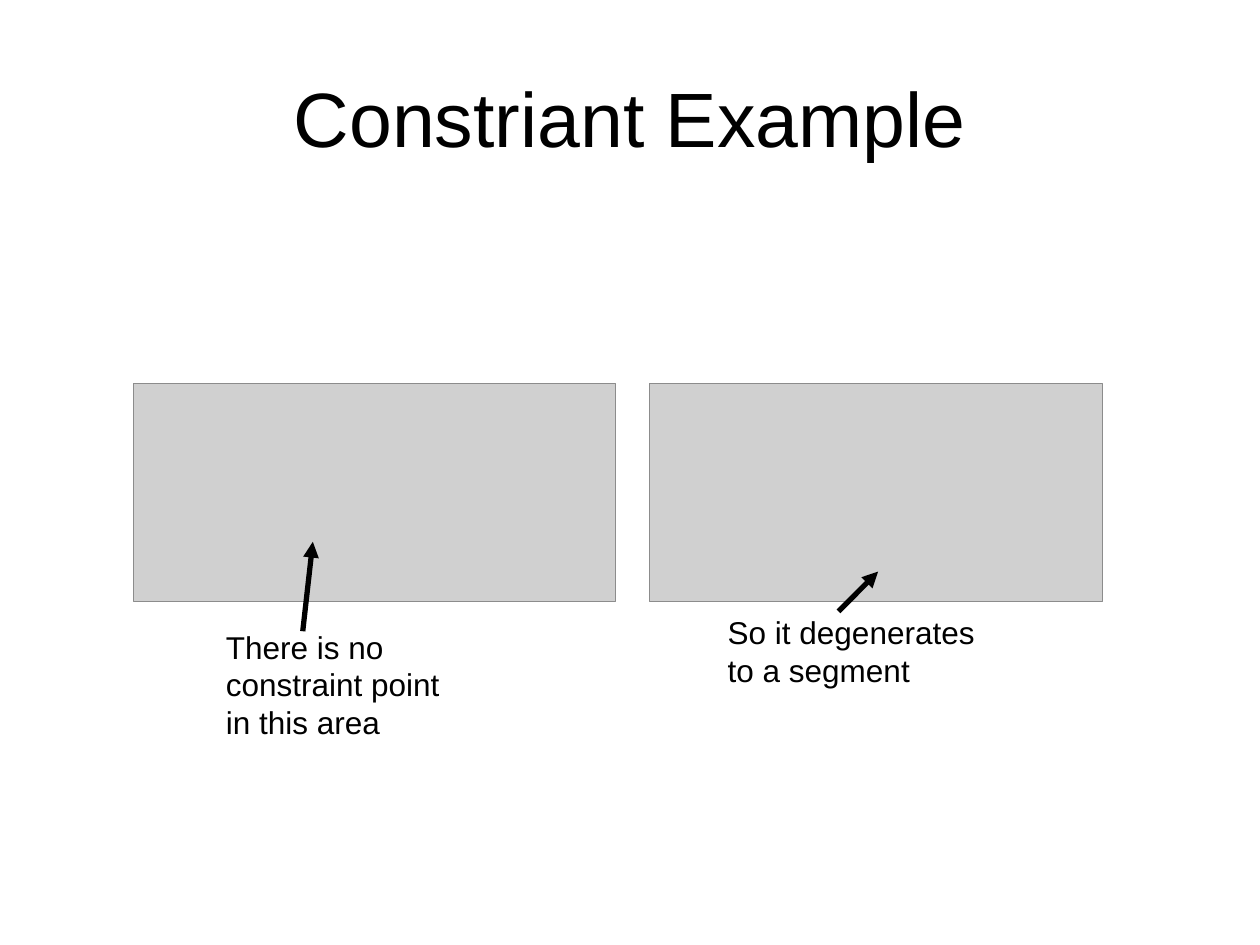
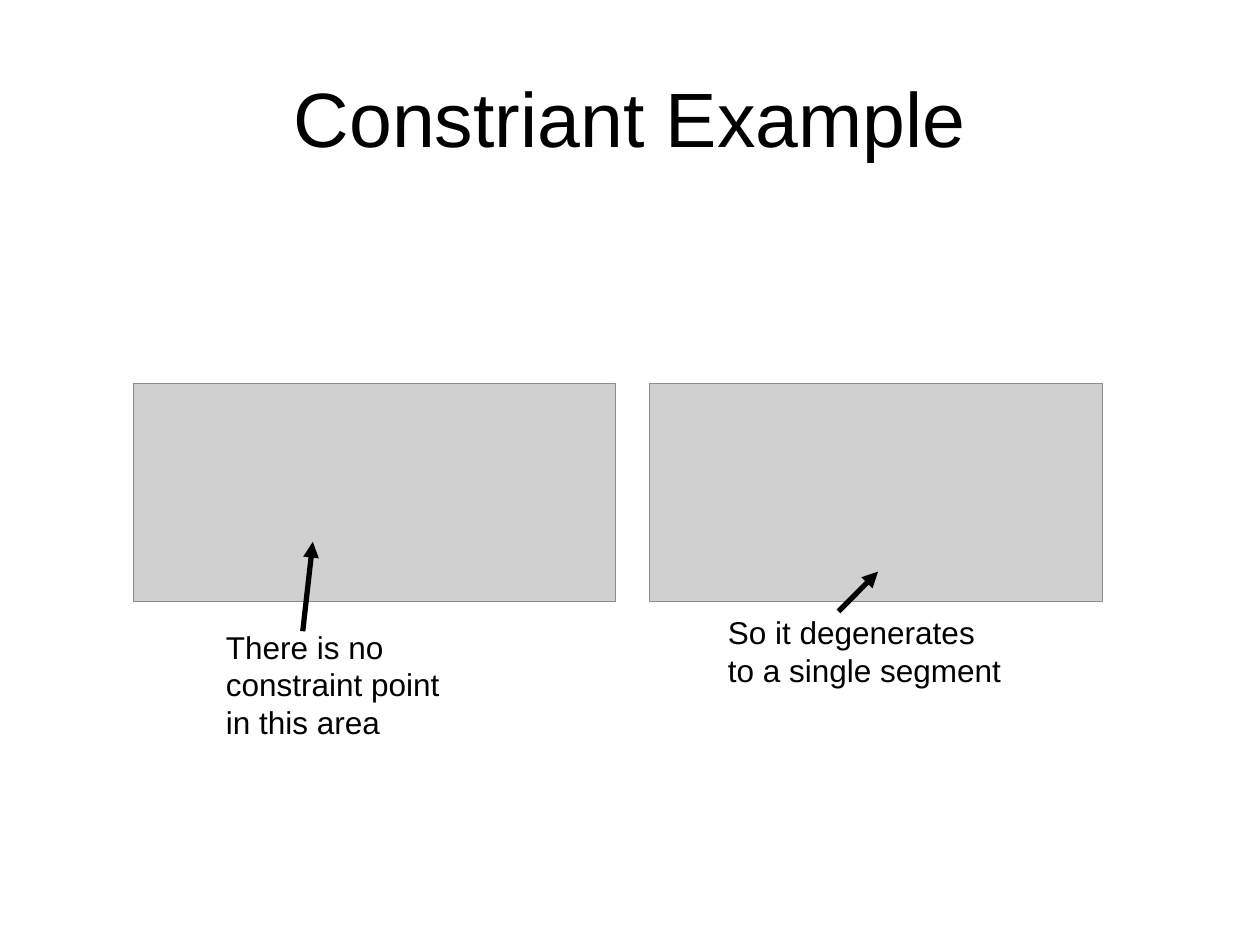
Before and after one commit to xdoobx/2014demo, a slide deck: slide 11 of docs/currentwork_05_06_2014.ppt (slide 8 before the commit). Drawn at 1260x945 pixels with LibreOffice and Linux fonts; fonts in the diff are those of the drawing; grey boxes stand for pictures. Boxes give left, top, right and bottom in pixels: in the first picture for what was removed or moved away, otherwise in the second. Text is boxed around its words. In the diff, an @@ line names an element or a change of style, - is before the commit and + after.

```diff
--- a/docs/currentwork_05_06_2014.ppt
+++ b/docs/currentwork_05_06_2014.ppt
@@ text at [728, 621, 1001, 688]: text changed @@
-So it degenerates to a segment
+So it degenerates to a single segment
```
Also in this commit, not shown: 2 other slides changed, 5 slides added, 4 other files.
